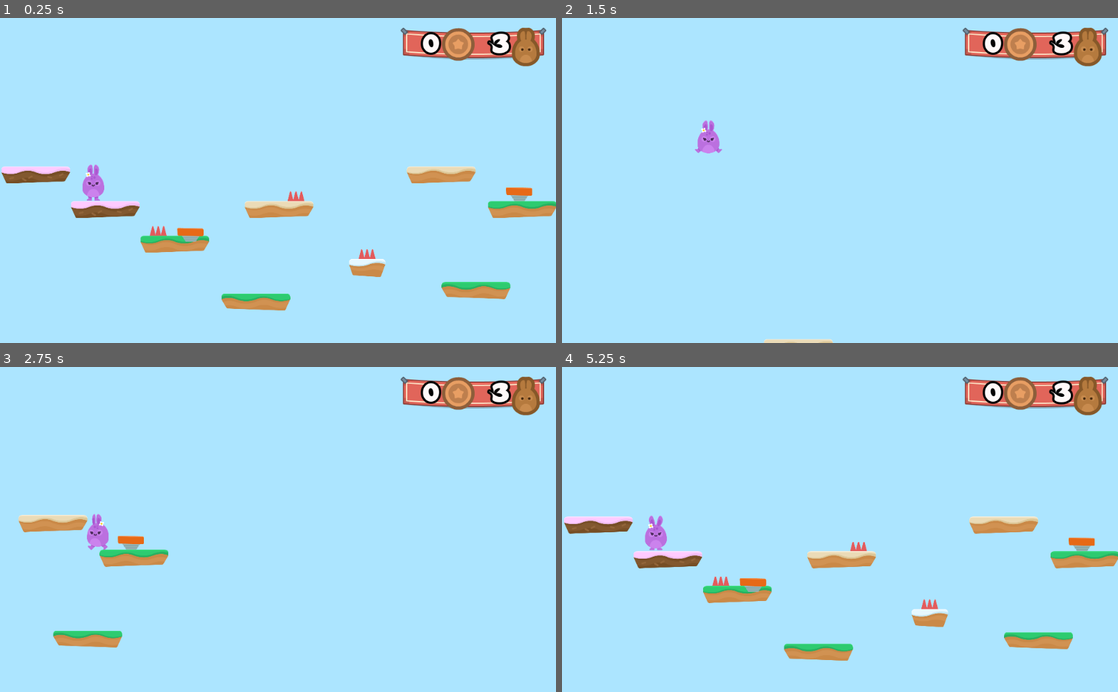
Above: before the commit, frames 1-4 (two rows, left to right).
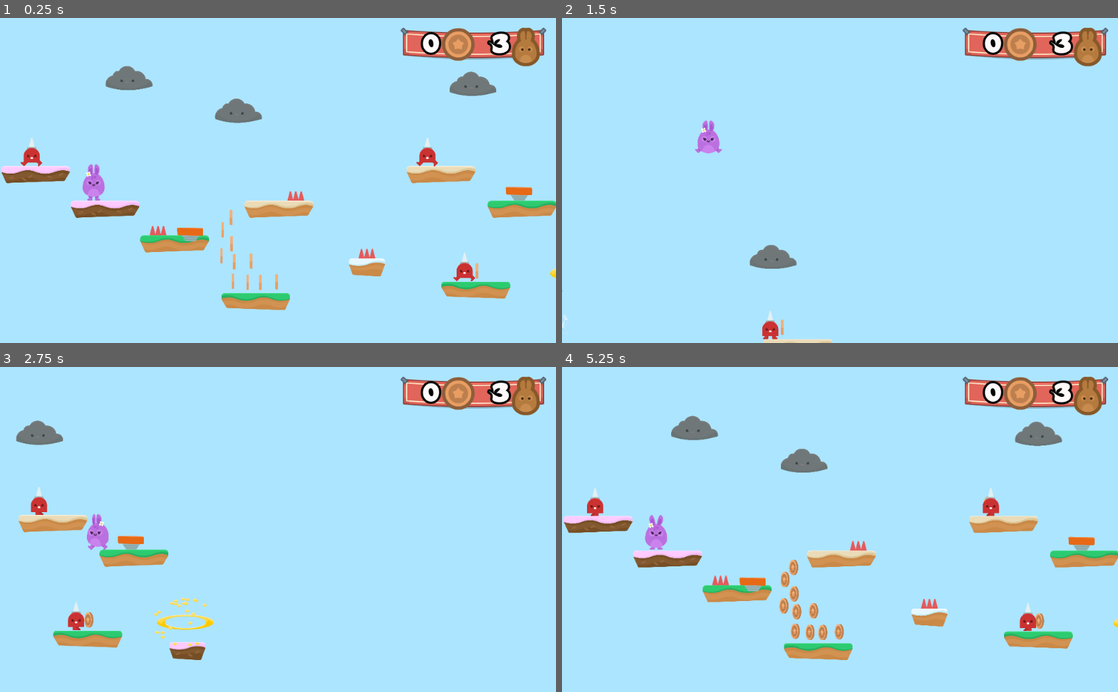
Above: after the commit, the same moments.

Repository: kiaplayer/HoppyDays
Game: Godot game, scene res://Scenes/Levels/Level1.tscn
Same seed, same stepped clock (60 frames per second), same inputs: the game is played once before the commit and once after it.
Inputs (mouse positions are in pixels of both pictures, inside the frame that each line leads up to):
- Up to frame 1 (0.25 s): no input
- Up to frame 2 (1.5 s): hold D (right) from 0.53 s (still down); tap W (jump) at 0.77 s
- Up to frame 3 (2.75 s): tap W (jump) at 1.52 s; release D (right) at 2.03 s; hold A (left) from 2.03 s (still down)
- Up to frame 4 (5.25 s): release A (left) at 2.78 s; hold D (right) 2.78-4.28 s; tap W (jump) at 3.02, 3.77, 4.52 s; hold A (left) 4.28-5 s; click (739, 575) at 5 s

The runs differ from the first frame. In frame 1, 3.1% of the frame differs, in the area x 0-100%, y 14-90%; in frame 2, 0.6%; in frame 3, 1.5%; in frame 4, 3.9%, in the area x 0-100%, y 14-91%.

Commit message:
Final commit

Diff:
--- a/GUI/GUI.gd
+++ b/GUI/GUI.gd
@@ -3,5 +3,6 @@
 func _ready():
 	$Control/TextureRect/HBoxContainer/LifeCount.text = "3"
 
-func update_lives(lives_left):
+func update_GUI(lives_left, coins_count):
 	$Control/TextureRect/HBoxContainer/LifeCount.text = str(lives_left)
+	$Control/TextureRect/HBoxContainer/CoinCount.text = str(coins_count)
--- a/GUI/GUI.tscn
+++ b/GUI/GUI.tscn
@@ -31,6 +31,9 @@
 margin_top = 18.0
 margin_bottom = 59.0
 texture = ExtResource( 1 )
+__meta__ = {
+"_edit_use_anchors_": false
+}
 
 [node name="HBoxContainer" type="HBoxContainer" parent="Control/TextureRect"]
 anchor_right = 1.0
--- /dev/null
+++ b/Items/Coin.gd
@@ -0,0 +1,13 @@
+extends Node2D
+
+var taken = false
+
+func _on_Area2D_body_entered(body):
+	if not taken:
+		taken = true
+		$AnimationPlayer.play("die")
+		$AudioStreamPlayer.play()
+		get_tree().call_group("Gamestate", "coin_up")
+
+func die():
+	queue_free()
--- /dev/null
+++ b/Items/Coin.tscn
@@ -0,0 +1,75 @@
+[gd_scene load_steps=10 format=2]
+
+[ext_resource path="res://GFX/Items/bronze_1.png" type="Texture" id=1]
+[ext_resource path="res://GFX/Items/bronze_2.png" type="Texture" id=2]
+[ext_resource path="res://GFX/Items/bronze_3.png" type="Texture" id=3]
+[ext_resource path="res://GFX/Items/bronze_4.png" type="Texture" id=4]
+[ext_resource path="res://SFX/coin_SFX.wav" type="AudioStream" id=5]
+[ext_resource path="res://Items/Coin.gd" type="Script" id=6]
+
+[sub_resource type="SpriteFrames" id=1]
+animations = [ {
+"frames": [ ExtResource( 1 ), ExtResource( 2 ), ExtResource( 3 ), ExtResource( 4 ), ExtResource( 3 ), ExtResource( 2 ) ],
+"loop": true,
+"name": "spin",
+"speed": 10.0
+} ]
+
+[sub_resource type="CircleShape2D" id=2]
+radius = 43.1021
+
+[sub_resource type="Animation" id=3]
+resource_name = "die"
+length = 0.5
+tracks/0/type = "value"
+tracks/0/path = NodePath(".:scale")
+tracks/0/interp = 1
+tracks/0/loop_wrap = true
+tracks/0/imported = false
+tracks/0/enabled = true
+tracks/0/keys = {
+"times": PoolRealArray( 0, 0.2, 0.5 ),
+"transitions": PoolRealArray( 1, 1, 1 ),
+"update": 0,
+"values": [ Vector2( 1, 1 ), Vector2( 1.5, 1.5 ), Vector2( 0.01, 0.01 ) ]
+}
+tracks/1/type = "method"
+tracks/1/path = NodePath(".")
+tracks/1/interp = 1
+tracks/1/loop_wrap = true
+tracks/1/imported = false
+tracks/1/enabled = true
+tracks/1/keys = {
+"times": PoolRealArray( 0.5 ),
+"transitions": PoolRealArray( 1 ),
+"values": [ {
+"args": [  ],
+"method": "die"
+} ]
+}
+
+[node name="Coin" type="Node2D"]
+rotation = -0.0750492
+script = ExtResource( 6 )
+
+[node name="AnimatedSprite" type="AnimatedSprite" parent="."]
+rotation = 0.07487
+frames = SubResource( 1 )
+animation = "spin"
+frame = 1
+playing = true
+
+[node name="Area2D" type="Area2D" parent="."]
+visible = false
+collision_layer = 8
+
+[node name="CollisionShape2D" type="CollisionShape2D" parent="Area2D"]
+shape = SubResource( 2 )
+
+[node name="AudioStreamPlayer" type="AudioStreamPlayer2D" parent="."]
+stream = ExtResource( 5 )
+volume_db = -15.0
+
+[node name="AnimationPlayer" type="AnimationPlayer" parent="."]
+anims/die = SubResource( 3 )
+[connection signal="body_entered" from="Area2D" to="." method="_on_Area2D_body_entered"]
--- /dev/null
+++ b/Items/Portal.gd
@@ -0,0 +1,4 @@
+extends Node2D
+
+func _on_Area2D_body_entered(body):
+	get_tree().call_group("Gamestate", "win_game")
--- /dev/null
+++ b/Items/Portal.tscn
@@ -0,0 +1,60 @@
+[gd_scene load_steps=7 format=2]
+
+[ext_resource path="res://GFX/Items/portal_yellow.png" type="Texture" id=1]
+[ext_resource path="res://GFX/Particles/portal_yellowParticle.png" type="Texture" id=2]
+[ext_resource path="res://Items/Portal.gd" type="Script" id=3]
+
+[sub_resource type="RectangleShape2D" id=1]
+extents = Vector2( 115.077, 41.2372 )
+
+[sub_resource type="Animation" id=2]
+resource_name = "PortalStretch"
+length = 2.0
+loop = true
+step = 1.0
+tracks/0/type = "value"
+tracks/0/path = NodePath(".:scale")
+tracks/0/interp = 1
+tracks/0/loop_wrap = true
+tracks/0/imported = false
+tracks/0/enabled = true
+tracks/0/keys = {
+"times": PoolRealArray( 0, 1 ),
+"transitions": PoolRealArray( 1, 1 ),
+"update": 0,
+"values": [ Vector2( 1, 1 ), Vector2( 1.5, 1 ) ]
+}
+
+[sub_resource type="ParticlesMaterial" id=3]
+emission_shape = 1
+emission_sphere_radius = 128.0
+flag_disable_z = true
+gravity = Vector3( 0, 0, 0 )
+orbit_velocity = 0.25
+orbit_velocity_random = 0.0
+
+[node name="Portal" type="Node2D"]
+script = ExtResource( 3 )
+
+[node name="Area2D" type="Area2D" parent="."]
+scale = Vector2( 1.06627, 1 )
+collision_layer = 0
+
+[node name="Sprite" type="Sprite" parent="Area2D"]
+texture = ExtResource( 1 )
+
+[node name="CollisionShape2D" type="CollisionShape2D" parent="Area2D"]
+visible = false
+shape = SubResource( 1 )
+
+[node name="AnimationPlayer" type="AnimationPlayer" parent="Area2D"]
+autoplay = "PortalStretch"
+anims/PortalStretch = SubResource( 2 )
+
+[node name="Particles2D" type="Particles2D" parent="Area2D"]
+amount = 24
+lifetime = 2.0
+randomness = 1.0
+process_material = SubResource( 3 )
+texture = ExtResource( 2 )
+[connection signal="body_entered" from="Area2D" to="." method="_on_Area2D_body_entered"]
--- /dev/null
+++ b/NPCs/Cloud.gd
@@ -0,0 +1,17 @@
+extends Node2D
+
+var timeout = false
+
+func _process(delta):
+	if $Sprite/RayCast2D.is_colliding():
+		fire()
+
+func fire():
+	if not timeout:
+		$Sprite/RayCast2D.add_child(load("res://NPCs/Lightning.tscn").instance())
+		$Sprite/Timer.start()
+		timeout = true
+
+
+func _on_Timer_timeout():
+	timeout = false
--- /dev/null
+++ b/NPCs/Cloud.tscn
@@ -0,0 +1,43 @@
+[gd_scene load_steps=4 format=2]
+
+[ext_resource path="res://GFX/Enemies/cloud.png" type="Texture" id=1]
+[ext_resource path="res://NPCs/Cloud.gd" type="Script" id=2]
+
+[sub_resource type="Animation" id=1]
+resource_name = "CloudDrift"
+length = 8.0
+loop = true
+step = 1.0
+tracks/0/type = "value"
+tracks/0/path = NodePath(".:position")
+tracks/0/interp = 1
+tracks/0/loop_wrap = true
+tracks/0/imported = false
+tracks/0/enabled = true
+tracks/0/keys = {
+"times": PoolRealArray( 0, 2, 6 ),
+"transitions": PoolRealArray( 1, 1, 1 ),
+"update": 0,
+"values": [ Vector2( 0, 0 ), Vector2( -500, 0 ), Vector2( 500, 0 ) ]
+}
+
+[node name="Cloud" type="Node2D"]
+script = ExtResource( 2 )
+
+[node name="Sprite" type="Sprite" parent="."]
+self_modulate = Color( 0.494118, 0.494118, 0.494118, 1 )
+position = Vector2( 500, 0 )
+texture = ExtResource( 1 )
+
+[node name="AnimationPlayer" type="AnimationPlayer" parent="Sprite"]
+autoplay = "CloudDrift"
+anims/CloudDrift = SubResource( 1 )
+
+[node name="Timer" type="Timer" parent="Sprite"]
+one_shot = true
+
+[node name="RayCast2D" type="RayCast2D" parent="Sprite"]
+position = Vector2( 0, 60 )
+enabled = true
+cast_to = Vector2( 0, 750 )
+[connection signal="timeout" from="Sprite/Timer" to="." method="_on_Timer_timeout"]
--- /dev/null
+++ b/NPCs/Lightning.gd
@@ -0,0 +1,21 @@
+extends Node2D
+
+const SPEED = 300
+
+func _ready():
+	set_as_toplevel(true)
+	global_position = get_parent().global_position
+
+func _process(delta):
+	position.y += SPEED * delta
+	manage_collision()
+
+func manage_collision():
+	var collider = $Area2D.get_overlapping_bodies()
+	for object in collider:
+		if object.name == "Player":
+			get_tree().call_group("Gamestate", "hurt")
+		queue_free()
+
+func _on_VisibilityNotifier2D_screen_exited():
+	queue_free()
--- /dev/null
+++ b/NPCs/Lightning.tscn
@@ -0,0 +1,34 @@
+[gd_scene load_steps=6 format=2]
+
+[ext_resource path="res://GFX/Particles/lighting_blue.png" type="Texture" id=1]
+[ext_resource path="res://GFX/Particles/lighting_yellow.png" type="Texture" id=2]
+[ext_resource path="res://NPCs/Lightning.gd" type="Script" id=3]
+
+[sub_resource type="SpriteFrames" id=1]
+animations = [ {
+"frames": [ ExtResource( 1 ), ExtResource( 2 ) ],
+"loop": true,
+"name": "default",
+"speed": 5.0
+} ]
+
+[sub_resource type="RectangleShape2D" id=2]
+extents = Vector2( 27.7813, 56.8485 )
+
+[node name="Lightning" type="Node2D"]
+script = ExtResource( 3 )
+
+[node name="Area2D" type="Area2D" parent="."]
+collision_layer = 4
+collision_mask = 3
+
+[node name="AnimatedSprite" type="AnimatedSprite" parent="Area2D"]
+frames = SubResource( 1 )
+playing = true
+
+[node name="CollisionShape2D" type="CollisionShape2D" parent="Area2D"]
+visible = false
+shape = SubResource( 2 )
+
+[node name="VisibilityNotifier2D" type="VisibilityNotifier2D" parent="Area2D"]
+[connection signal="screen_exited" from="Area2D/VisibilityNotifier2D" to="." method="_on_VisibilityNotifier2D_screen_exited"]
--- /dev/null
+++ b/NPCs/Spikeman.tscn
@@ -0,0 +1,88 @@
+[gd_scene load_steps=8 format=2]
+
+[ext_resource path="res://GFX/Enemies/spikeMan_stand.png" type="Texture" id=1]
+[ext_resource path="res://GFX/Enemies/spikeMan_walk1.png" type="Texture" id=2]
+[ext_resource path="res://GFX/Enemies/spikeMan_walk2.png" type="Texture" id=3]
+[ext_resource path="res://Hazards/Hazards.gd" type="Script" id=4]
+
+[sub_resource type="SpriteFrames" id=1]
+animations = [ {
+"frames": [ ExtResource( 1 ) ],
+"loop": true,
+"name": "stand",
+"speed": 5.0
+}, {
+"frames": [ ExtResource( 2 ), ExtResource( 3 ) ],
+"loop": true,
+"name": "walk",
+"speed": 5.0
+} ]
+
+[sub_resource type="CapsuleShape2D" id=2]
+radius = 43.5098
+height = 69.7104
+
+[sub_resource type="Animation" id=3]
+resource_name = "Spikeman"
+length = 6.0
+loop = true
+step = 1.0
+tracks/0/type = "value"
+tracks/0/path = NodePath(".:position")
+tracks/0/interp = 1
+tracks/0/loop_wrap = true
+tracks/0/imported = false
+tracks/0/enabled = true
+tracks/0/keys = {
+"times": PoolRealArray( 0, 1, 2, 4, 5 ),
+"transitions": PoolRealArray( 1, 1, 1, 1, 1 ),
+"update": 0,
+"values": [ Vector2( 0, 0 ), Vector2( -100, 0 ), Vector2( -100, 0 ), Vector2( 100, 0 ), Vector2( 100, 0 ) ]
+}
+tracks/1/type = "value"
+tracks/1/path = NodePath("AnimatedSprite:animation")
+tracks/1/interp = 1
+tracks/1/loop_wrap = true
+tracks/1/imported = false
+tracks/1/enabled = true
+tracks/1/keys = {
+"times": PoolRealArray( 0, 1, 2, 4, 5 ),
+"transitions": PoolRealArray( 1, 1, 1, 1, 1 ),
+"update": 1,
+"values": [ "walk", "stand", "walk", "stand", "walk" ]
+}
+tracks/2/type = "value"
+tracks/2/path = NodePath("AnimatedSprite:flip_h")
+tracks/2/interp = 1
+tracks/2/loop_wrap = true
+tracks/2/imported = false
+tracks/2/enabled = true
+tracks/2/keys = {
+"times": PoolRealArray( 0, 2, 5 ),
+"transitions": PoolRealArray( 1, 1, 1 ),
+"update": 1,
+"values": [ true, false, true ]
+}
+
+[node name="Spikeman" type="Node2D"]
+
+[node name="Area2D" type="Area2D" parent="."]
+position = Vector2( 100, 0 )
+collision_layer = 4
+script = ExtResource( 4 )
+
+[node name="AnimatedSprite" type="AnimatedSprite" parent="Area2D"]
+frames = SubResource( 1 )
+animation = "walk"
+frame = 1
+playing = true
+flip_h = true
+
+[node name="CollisionShape2D" type="CollisionShape2D" parent="Area2D"]
+visible = false
+shape = SubResource( 2 )
+
+[node name="AnimationPlayer" type="AnimationPlayer" parent="Area2D"]
+autoplay = "Spikeman"
+anims/Spikeman = SubResource( 3 )
+[connection signal="body_entered" from="Area2D" to="Area2D" method="_on_SpikeTop_body_entered"]
--- a/Scenes/Levels/GameState.gd
+++ b/Scenes/Levels/GameState.gd
@@ -1,6 +1,8 @@
 extends Node2D
 
 var lives = 3
+var coins = 0
+var target_number_of_coins = 10
 
 func _ready():
 	add_to_group("Gamestate")
@@ -14,7 +16,21 @@
 		end_game()
 
 func update_GUI():
-	get_tree().call_group("GUI", "update_lives", lives)
+	get_tree().call_group("GUI", "update_GUI", lives, coins)
+
+func coin_up():
+	coins += 1;
+	update_GUI()
+	var multiple_of_coins = (coins % target_number_of_coins) == 0
+	if multiple_of_coins:
+		life_up()
+
+func life_up():
+	lives += 1
+	update_GUI()
 
 func end_game():
 	get_tree().change_scene("res://Scenes/Levels/GameOver.tscn")
+
+func win_game():
+	get_tree().change_scene("res://Scenes/Levels/Victory.tscn")
--- a/Scenes/Levels/Level1.tscn
+++ b/Scenes/Levels/Level1.tscn
@@ -7,20 +7,24 @@
 [ext_resource path="res://Items/JumpPad.tscn" type="PackedScene" id=5]
 [ext_resource path="res://Scenes/Levels/GameState.gd" type="Script" id=6]
 [ext_resource path="res://GUI/GUI.tscn" type="PackedScene" id=7]
+[ext_resource path="res://Items/Coin.tscn" type="PackedScene" id=8]
+[ext_resource path="res://NPCs/Spikeman.tscn" type="PackedScene" id=9]
+[ext_resource path="res://NPCs/Cloud.tscn" type="PackedScene" id=10]
+[ext_resource path="res://Items/Portal.tscn" type="PackedScene" id=11]
 
 [node name="Level1" type="Node2D"]
 position = Vector2( -0.000244141, 0 )
 script = ExtResource( 6 )
 
 [node name="Player" parent="." instance=ExtResource( 2 )]
-position = Vector2( 508.1, 182.502 )
+position = Vector2( 511.243, 188.789 )
 collision_mask = 6
 
 [node name="TileMap" type="TileMap" parent="."]
 tile_set = ExtResource( 1 )
 collision_layer = 2
 format = 1
-tile_data = PoolIntArray( 131072, 2, 0, 131107, 4, 0, 327686, 2, 0, 327701, 4, 0, 327722, 0, 0, 524300, 0, 0, 655390, 7, 0, 786470, 536870912, 0, 851987, 536870912, 0 )
+tile_data = PoolIntArray( 131072, 2, 0, 131107, 4, 0, 327686, 2, 0, 327701, 4, 0, 327722, 0, 0, 524300, 0, 0, 655390, 7, 0, 786470, 536870912, 0, 851987, 536870912, 0, 852016, 3, 0 )
 
 [node name="Hazards" type="Node" parent="."]
 
@@ -33,10 +37,43 @@
 [node name="SpikeTop3" parent="Hazards" instance=ExtResource( 3 )]
 position = Vector2( 2020.71, 613.47 )
 
-[node name="BGM" type="AudioStreamPlayer" parent="."]
-stream = ExtResource( 4 )
-volume_db = -10.0
-autoplay = true
+[node name="Coins" type="Node" parent="."]
+
+[node name="Coin" parent="Coins" instance=ExtResource( 8 )]
+position = Vector2( 2344.81, 62.917 )
+
+[node name="Coin2" parent="Coins" instance=ExtResource( 8 )]
+position = Vector2( 1522.29, 768.815 )
+
+[node name="Coin3" parent="Coins" instance=ExtResource( 8 )]
+position = Vector2( 2628.7, 708.967 )
+
+[node name="Coin4" parent="Coins" instance=ExtResource( 8 )]
+position = Vector2( 1279.82, 765.746 )
+
+[node name="Coin5" parent="Coins" instance=ExtResource( 8 )]
+position = Vector2( 1216.9, 626.101 )
+
+[node name="Coin6" parent="Coins" instance=ExtResource( 8 )]
+position = Vector2( 1273.68, 558.58 )
+
+[node name="Coin7" parent="Coins" instance=ExtResource( 8 )]
+position = Vector2( 1223.04, 480.317 )
+
+[node name="Coin8" parent="Coins" instance=ExtResource( 8 )]
+position = Vector2( 1270.61, 412.796 )
+
+[node name="Coin9" parent="Coins" instance=ExtResource( 8 )]
+position = Vector2( 1287.49, 658.326 )
+
+[node name="Coin10" parent="Coins" instance=ExtResource( 8 )]
+position = Vector2( 1361.15, 771.884 )
+
+[node name="Coin11" parent="Coins" instance=ExtResource( 8 )]
+position = Vector2( 1381.1, 653.723 )
+
+[node name="Coin12" parent="Coins" instance=ExtResource( 8 )]
+position = Vector2( 1431.74, 773.419 )
 
 [node name="JumpPads" type="Node" parent="."]
 
@@ -46,4 +83,32 @@
 [node name="JumpPad2" parent="JumpPads" instance=ExtResource( 5 )]
 position = Vector2( 2860.27, 281.951 )
 
+[node name="BGM" type="AudioStreamPlayer" parent="."]
+stream = ExtResource( 4 )
+volume_db = -10.0
+autoplay = true
+
 [node name="GUI" parent="." instance=ExtResource( 7 )]
+
+[node name="NPCs" type="Node" parent="."]
+
+[node name="Spikeman" parent="NPCs" instance=ExtResource( 9 )]
+position = Vector2( 191.687, 50.5841 )
+
+[node name="Spikeman2" parent="NPCs" instance=ExtResource( 9 )]
+position = Vector2( 2583.34, 687.766 )
+
+[node name="Spikeman3" parent="NPCs" instance=ExtResource( 9 )]
+position = Vector2( 2378.1, 50.2626 )
+
+[node name="Cloud" parent="NPCs" instance=ExtResource( 10 )]
+position = Vector2( 768.947, -358.741 )
+
+[node name="Cloud2" parent="NPCs" instance=ExtResource( 10 )]
+position = Vector2( 1373.85, -178.219 )
+
+[node name="Cloud3" parent="NPCs" instance=ExtResource( 10 )]
+position = Vector2( 2669.18, -327.07 )
+
+[node name="Portal" parent="." instance=ExtResource( 11 )]
+position = Vector2( 3162.14, 721.38 )
--- /dev/null
+++ b/Scenes/Levels/Victory.tscn
@@ -0,0 +1,25 @@
+[gd_scene load_steps=2 format=2]
+
+[ext_resource path="res://Scenes/Levels/GameOver.tscn" type="PackedScene" id=1]
+
+[node name="Victory" instance=ExtResource( 1 )]
+
+[node name="VBoxContainer" parent="TextureRect/CenterContainer" index="0"]
+margin_left = 223.0
+margin_right = 801.0
+
+[node name="Label" parent="TextureRect/CenterContainer/VBoxContainer" index="0"]
+margin_right = 578.0
+text = "You win!"
+
+[node name="HBoxContainer" parent="TextureRect/CenterContainer/VBoxContainer" index="1"]
+margin_right = 578.0
+
+[node name="RestartButton" parent="TextureRect/CenterContainer/VBoxContainer/HBoxContainer" index="0"]
+margin_left = 66.0
+margin_right = 118.0
+
+[node name="Label" parent="TextureRect/CenterContainer/VBoxContainer/HBoxContainer" index="1"]
+margin_left = 122.0
+margin_right = 512.0
+text = "Play Again!"
--- a/Scenes/Player/Player.gd
+++ b/Scenes/Player/Player.gd
@@ -21,7 +21,7 @@
 func apply_gravity():
 	if (position.y > WORLD_LIMIT):
 		get_tree().call_group("Gamestate", "end_game")
-	if is_on_floor():
+	if is_on_floor() and motion.y > 0:
 		motion.y = 0
 	elif is_on_ceiling():
 		motion.y = 1
Not shown: 1 places in Scenes/Levels/Level1.tscn that only renumber resources
